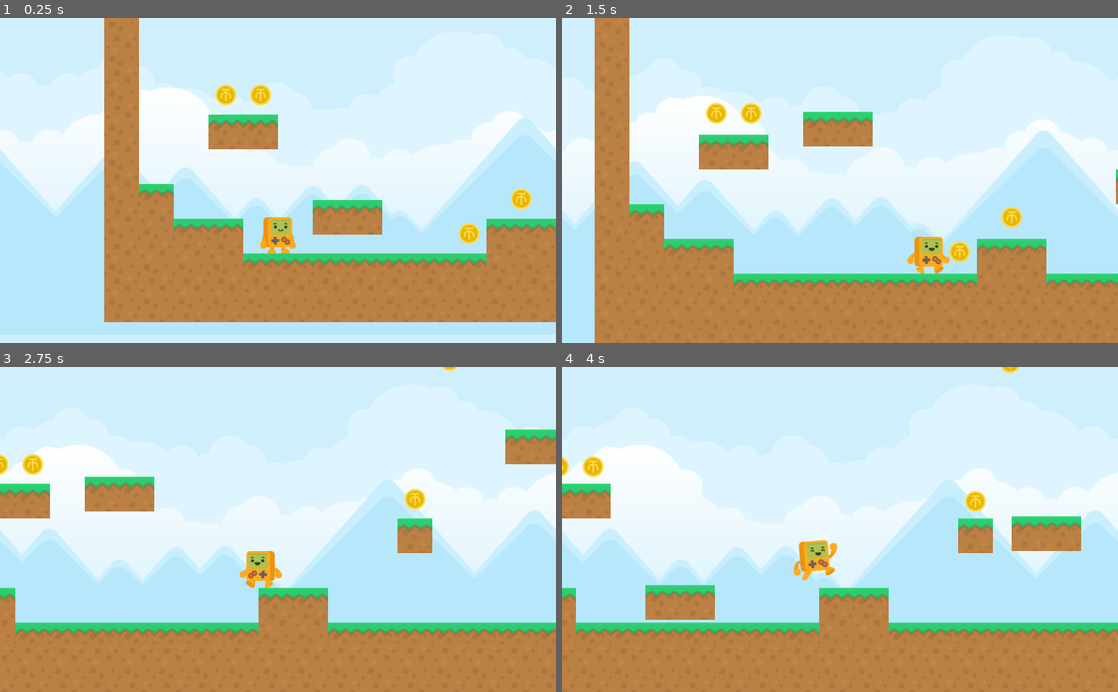
Above: before the commit, frames 1-4 (two rows, left to right).
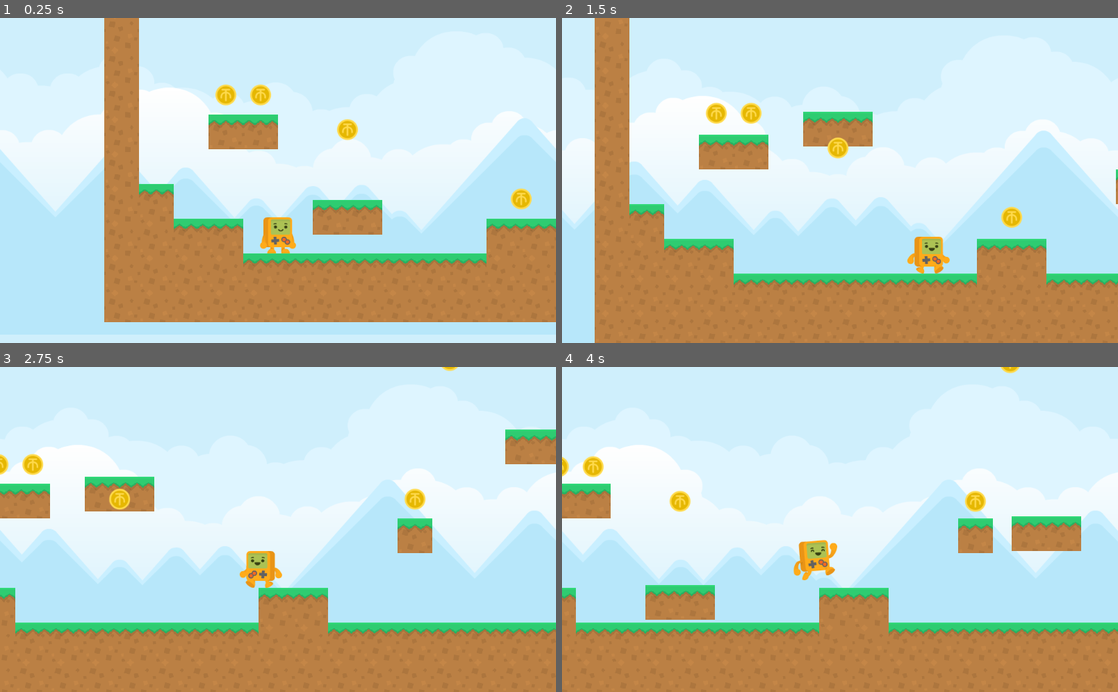
Above: after the commit, the same moments.

Repository: timothyqiu/godot-platformer-tutorial
Game: Godot game, scene res://World.tscn
Two runs of this game, one before a commit and one after it. Both use one fixed random seed, a clock stepped at 60 frames per second and the inputs below.
Inputs:
- Up to frame 1 (0.25 s): no input
- Up to frame 2 (1.5 s): hold D (move_right) from 0.53 s (still down); tap Space (jump) at 0.77 s
- Up to frame 3 (2.75 s): tap Space (jump) at 1.52 s; release D (move_right) at 2.03 s; hold A (move_left) from 2.03 s (still down)
- Up to frame 4 (4 s): release A (move_left) at 2.78 s; hold D (move_right) from 2.78 s (still down); tap Space (jump) at 3.02, 3.77 s

The runs differ from the first frame. In frame 1, 0.4% of the frame differs, in the area x 60-87%, y 30-70%; in frame 2, 0.4%; in frame 3, 0.2%; in frame 4, 0.2%.

Commit message:
如何使用碰撞层

Diff:
--- a/Coin.gd
+++ b/Coin.gd
@@ -3,5 +3,5 @@
 
 
 
-func _on_Coin_body_entered(body):
+func _on_Coin_body_entered(_player):
 	$AnimationPlayer.play("picked")
--- a/Coin.tscn
+++ b/Coin.tscn
@@ -189,6 +189,8 @@
 }
 
 [node name="Coin" type="Area2D"]
+collision_layer = 0
+collision_mask = 2
 script = ExtResource( 7 )
 
 [node name="AnimatedSprite" type="AnimatedSprite" parent="."]
--- a/Player.tscn
+++ b/Player.tscn
@@ -54,6 +54,7 @@
 }
 
 [node name="Player" type="KinematicBody2D"]
+collision_layer = 2
 script = ExtResource( 1 )
 
 [node name="Sprite" type="Sprite" parent="."]
--- a/World.tscn
+++ b/World.tscn
@@ -148,7 +148,7 @@
 position = Vector2( -96, 224 )
 
 [node name="Coin3" parent="." instance=ExtResource( 6 )]
-position = Vector2( 288, 480 )
+position = Vector2( 64, 288 )
 
 [node name="Coin4" parent="." instance=ExtResource( 6 )]
 position = Vector2( 384, 416 )
--- a/project.godot
+++ b/project.godot
@@ -42,6 +42,11 @@
  ]
 }
 
+[layer_names]
+
+2d_physics/layer_1="Environment"
+2d_physics/layer_2="Player"
+
 [rendering]
 
 quality/driver/driver_name="GLES2"
